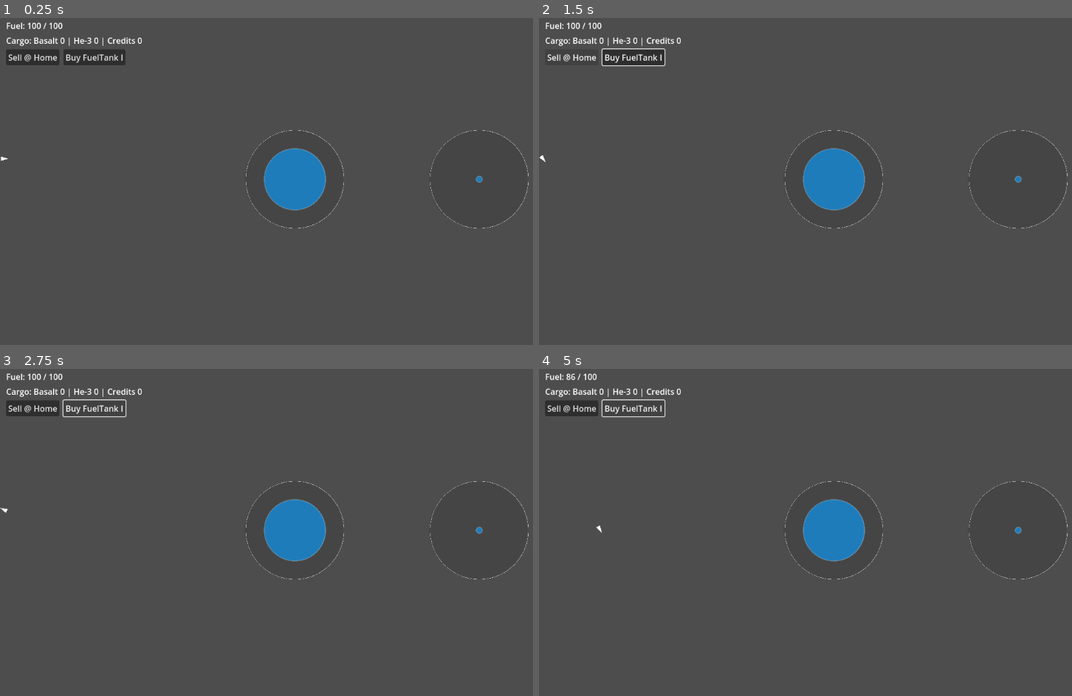
Above: before the commit, frames 1-4 (two rows, left to right).
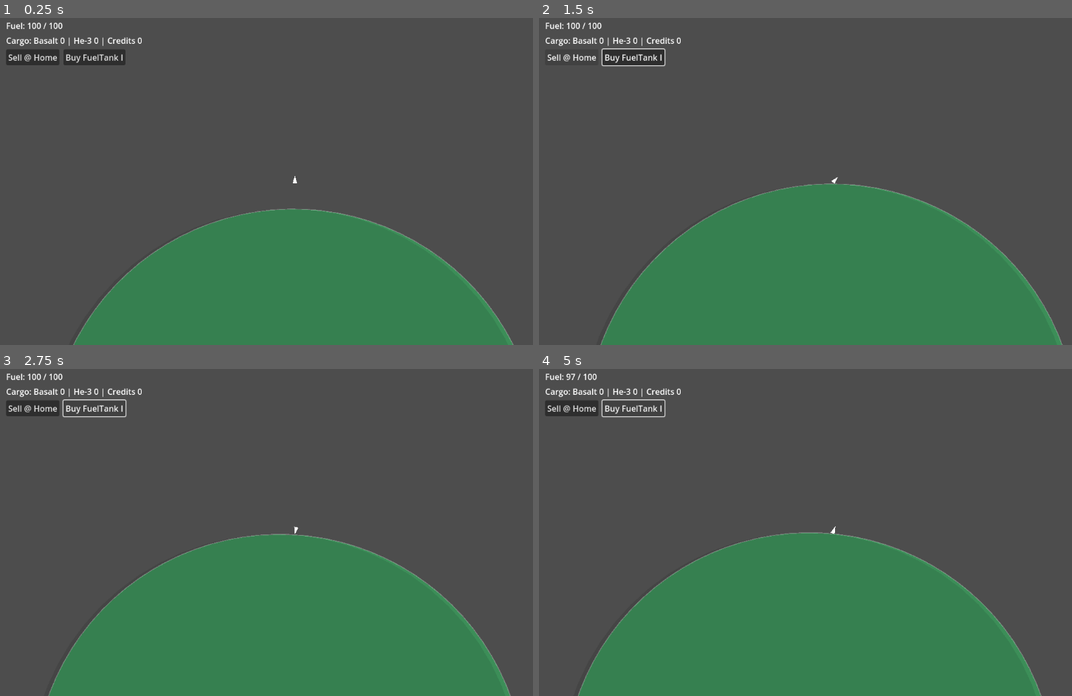
Above: after the commit, the same moments.

Repository: orrybaram/retrograde
Game: Godot game, scene res://scenes/Main.tscn
Two runs of this game, one before a commit and one after it. Both use one fixed random seed, a clock stepped at 60 frames per second and the inputs below.
Inputs:
- Up to frame 1 (0.25 s): no input
- Up to frame 2 (1.5 s): click "Sell @ Home" at 0.5 s; hold Right (turn_right) from 1.28 s (still down)
- Up to frame 3 (2.75 s): release Right (turn_right) at 2 s; click "Buy FuelTank I" at 2 s
- Up to frame 4 (5 s): hold Down (reverse_thrust) 2.78-3.53 s; hold Right (turn_right) 3.53-4.28 s; hold Down (reverse_thrust) from 4.28 s (still down)

The runs differ from the first frame. In frame 1, 27% of the frame differs, in the area x 0-100%, y 34-100%; in frame 2, 32%; in frame 3, 33%; in frame 4, 33%, in the area x 5-100%, y 1-100%.
Error in both runs: Invalid access to property or key 'global_position' on a base object of type 'null instance'. (res://scripts/HUD.gd:39)

Commit message:
feat: setup basic planet scaling

Diff:
--- a/scenes/Main.tscn
+++ b/scenes/Main.tscn
@@ -10,11 +10,7 @@
 [ext_resource type="PackedScene" uid="uid://btfs0vii8ixiq" path="res://ui/HUD.tscn" id="8"]
 
 [node name="Main" type="Node2D"]
-position = Vector2(110, -18)
 script = ExtResource("1")
-
-[node name="Camera2D" type="Camera2D" parent="."]
-zoom = Vector2(0.6, 0.6)
 
 [node name="GameState" type="Node" parent="."]
 script = ExtResource("2")
@@ -26,16 +22,23 @@
 script = ExtResource("4")
 
 [node name="Ship" parent="." instance=ExtResource("5")]
-position = Vector2(-947, -67)
+position = Vector2(-643, -889)
+rotation = -1.5707964
 mass = 3.0
 angular_damp_mode = 1
-
-[node name="Terra" parent="." instance=ExtResource("6")]
+fuel_consumption_rate = 2.0
 
 [node name="Moon" parent="." instance=ExtResource("6")]
-position = Vector2(600, 0)
-mass = 1000.0
-radius = 10.0
+position = Vector2(4208, -3831)
+mass = 1000000.0
+radius = 200.0
+color = Color(0.88400614, 0.9361036, 0.9804601, 1)
+
+[node name="Earth" parent="." instance=ExtResource("6")]
+position = Vector2(-648, 9)
+mass = 80000000.0
+radius = 800.0
+color = Color(0.23558363, 0.55804646, 0.34699067, 1)
 
 [node name="ResourceNode" parent="." instance=ExtResource("7")]
 position = Vector2(600, -140)
--- a/scenes/Planet.tscn
+++ b/scenes/Planet.tscn
@@ -1,9 +1,10 @@
-[gd_scene load_steps=8 format=3 uid="uid://dyj33wc7mamja"]
+[gd_scene load_steps=9 format=3 uid="uid://dyj33wc7mamja"]
 
 [ext_resource type="Script" uid="uid://8wr4akmb6hn6" path="res://scripts/Planet.gd" id="1"]
-[ext_resource type="Script" uid="uid://ynuit7qp4ij" path="res://scenes/circle.gd" id="2_wsaxd"]
+[ext_resource type="Script" uid="uid://ynuit7qp4ij" path="res://scenes/planet_visual.gd" id="2_wsaxd"]
 [ext_resource type="Script" uid="uid://xfcikxm6fdhl" path="res://scenes/planet_gravity_field.gd" id="3_744xv"]
 [ext_resource type="Script" uid="uid://34c4oelthpy5" path="res://scenes/planet_collision.gd" id="4_2ucv6"]
+[ext_resource type="Script" uid="uid://47c5yohm8reo" path="res://scenes/gravity_field_visual.gd" id="5_sskfm"]
 
 [sub_resource type="CanvasItemMaterial" id="CanvasItemMaterial_xv80x"]
 
@@ -12,11 +13,12 @@
 [sub_resource type="CircleShape2D" id="CircleShape2D_2ucv6"]
 
 [node name="Planet" type="RigidBody2D"]
+mass = 100000.0
 gravity_scale = 0.0
 script = ExtResource("1")
 radius = 100.0
 
-[node name="Circle" type="Node2D" parent="."]
+[node name="PlanetVisual" type="Node2D" parent="."]
 material = SubResource("CanvasItemMaterial_xv80x")
 script = ExtResource("2_wsaxd")
 
@@ -31,9 +33,7 @@
 shape = SubResource("CircleShape2D_2ucv6")
 script = ExtResource("3_744xv")
 
-[node name="Circle" type="Node2D" parent="GravityField/CollisionShape2D"]
+[node name="GravityFieldVisual" type="Node2D" parent="GravityField/CollisionShape2D"]
 material = SubResource("CanvasItemMaterial_xv80x")
-script = ExtResource("2_wsaxd")
-base_color = Color(0.14901961, 0.6, 0.9019608, 0)
-outline_width = 1.0
-outline_color = Color(1, 1, 1, 0.6901961)
+script = ExtResource("5_sskfm")
+outline_color = Color(0.88, 0.070399985, 0.070399985, 0.31764707)
--- a/scenes/Ship.tscn
+++ b/scenes/Ship.tscn
@@ -3,8 +3,14 @@
 [ext_resource type="Script" uid="uid://cx5ba1vmbwqiy" path="res://scripts/Ship.gd" id="1"]
 
 [node name="Ship" type="RigidBody2D"]
+mass = 10.0
 gravity_scale = 0.0
 script = ExtResource("1")
+
+[node name="Camera2D" type="Camera2D" parent="."]
+zoom = Vector2(0.6, 0.6)
+position_smoothing_enabled = true
+rotation_smoothing_enabled = true
 
 [node name="CollisionPolygon2D" type="CollisionPolygon2D" parent="."]
 polygon = PackedVector2Array(15, 0, -10, -7, -10, 7)
--- /dev/null
+++ b/scenes/gravity_field_visual.gd
@@ -0,0 +1,48 @@
+extends Node2D
+class_name GravityFieldVisual
+
+var planet: Planet = null
+@export var base_color: Color = Color(0, 0, 0, 0.0) : set = _set_base_color
+@export var outline_width: float = 3.0 : set = _set_outline_width
+@export var outline_color: Color = Color(1, 1, 1, 0.25) : set = _set_outline_color
+
+func _ready() -> void:
+	planet = NodeUtils.find_parent_of_type(self, Planet)
+
+func _get_radius() -> float:
+	if planet:
+		return planet.radius
+	return 160.0  # Fallback
+
+func _set_base_color(c: Color) -> void:
+	base_color = c
+	queue_redraw()
+
+func _set_outline_width(v: float) -> void:
+	outline_width = max(0.0, v)
+	queue_redraw()
+
+func _set_outline_color(c: Color) -> void:
+	outline_color = c
+	queue_redraw()
+
+func _draw() -> void:
+	var max_radius = _get_radius() * 20
+	# Fill
+	draw_circle(Vector2.ZERO, max_radius, base_color)
+
+	# Draw 3 rings evenly spaced, with outer rings having lower opacity
+	if outline_width > 0.0:
+		# 96 segments ~ smooth ring; adjust for perf if needed
+		# Inner ring (full opacity)
+		var inner_radius = max_radius * (1.0 / 3.0)
+		draw_arc(Vector2.ZERO, inner_radius, 0.0, TAU, 96, outline_color, outline_width)
+
+		# Middle ring (66% opacity)
+		var middle_radius = max_radius * (2.0 / 3.0)
+		var middle_color = Color(outline_color.r, outline_color.g, outline_color.b, outline_color.a * 0.66)
+		draw_arc(Vector2.ZERO, middle_radius, 0.0, TAU, 96, middle_color, outline_width)
+
+		# Outer ring (33% opacity)
+		var outer_color = Color(outline_color.r, outline_color.g, outline_color.b, outline_color.a * 0.33)
+		draw_arc(Vector2.ZERO, max_radius, 0.0, TAU, 96, outer_color, outline_width)
--- a/scenes/planet_collision.gd
+++ b/scenes/planet_collision.gd
@@ -1,8 +1,7 @@
 extends CollisionShape2D
 
-
 func _ready() -> void:
-	# This CollisionShape2D is a child of GravityField, which is a child of Planet
+	# This CollisionShape2D is a direct child of Planet
 	var planet = get_parent() as Planet
 	var planet_radius: float = 160.0  # Default fallback
 
@@ -10,4 +9,8 @@
 		planet_radius = planet.radius
 
 	if shape is CircleShape2D:
-		shape.radius = planet_radius
+		# Duplicate the shape to avoid modifying the shared SubResource
+		var new_shape = shape.duplicate()
+		if new_shape is CircleShape2D:
+			new_shape.radius = planet_radius
+			shape = new_shape
--- a/scenes/planet_gravity_field.gd
+++ b/scenes/planet_gravity_field.gd
@@ -3,11 +3,7 @@
 # Called when the node enters the scene tree for the first time.
 func _ready() -> void:
 	# This CollisionShape2D is a child of GravityField, which is a child of Planet
-	var planet = get_parent().get_parent()
-	var planet_radius: float = 160.0  # Default fallback
+	var planet = NodeUtils.find_parent_of_type(self, Planet)
 
-	if planet:
-		planet_radius = planet.radius
-
-	if shape is CircleShape2D:
-		shape.radius = planet_radius * 20.0
+	if planet and shape is CircleShape2D:
+		shape.radius = planet.radius * 20.0
--- a/scenes/circle.gd
+++ b/scenes/planet_visual.gd
@@ -1,3 +1,4 @@
+@tool
 extends Node2D
 class_name PlanetVisual
 
@@ -12,11 +13,10 @@
 @export var shadow_offset_scale: float = 0.02 : set = _set_shadow_offset_scale  # 0..1
 
 func _ready() -> void:
-	planet = get_parent() as Planet
+	planet = NodeUtils.find_parent_of_type(self, Planet)
 	if planet:
-		# Connect to property changes if needed, or just redraw periodically
-		# For now, we'll get radius dynamically in _draw()
-		pass
+		# Use planet's color if available
+		base_color = planet.color
 
 func _get_radius() -> float:
 	if planet:
@@ -49,6 +49,7 @@
 
 func _draw() -> void:
 	var radius = _get_radius()
+
 	# Fill
 	draw_circle(Vector2.ZERO, radius, base_color)
 
--- a/scripts/Planet.gd
+++ b/scripts/Planet.gd
@@ -1,17 +1,28 @@
-extends Node2D
+extends RigidBody2D
 class_name Planet
 
-@export var mass: float = 10000000.0
 @export var radius: float = 160.0
 @export var gravitational_constant: float = 4.0  # G constant for scaling
+@export var color: Color = Color(0.15, 0.6, 0.9) : set = _set_color
 
 @onready var gravity_field: Area2D = $"GravityField"
+
+func _set_color(c: Color) -> void:
+	color = c
+	# Update the visual if it exists
+	var visual = get_node_or_null("Circle") as PlanetVisual
+	if visual:
+		visual.base_color = c
 
 func _get_gravity_strength() -> float:
 	return mass * gravitational_constant
 
 func _ready() -> void:
 	add_to_group("planets")
+	# Set initial color on visual
+	var visual = get_node_or_null("Circle") as PlanetVisual
+	if visual:
+		visual.base_color = color
 
 func _physics_process(_dt: float) -> void:
 	for body in gravity_field.get_overlapping_bodies():
@@ -21,5 +32,4 @@
 			var dist = global_position.distance_to(body.global_position)
 			var force_mag = gravity_strength / max(dist * dist, 1.0)
 
-			print(force_mag)
-			body.apply_central_force(-dir * force_mag)
+			body.apply_force(-dir * force_mag)
--- a/scripts/Ship.gd
+++ b/scripts/Ship.gd
@@ -3,7 +3,7 @@
 
 @export var thrust_power: float = 500.0
 @export var turn_speed: float = 5
-@export var fuel_consumption_rate: float = 10.0  # Fuel consumed per second when thrusting
+@export var fuel_consumption_rate: float = 1.0  # Fuel consumed per second when thrusting
 
 var want_turn_left := false
 var want_turn_right := false
@@ -32,9 +32,12 @@
 func _integrate_forces(state: PhysicsDirectBodyState2D) -> void:
 	# Use cached inputs to modify physics state
 	if want_turn_left:
-		rotation -= turn_speed * state.step
-	if want_turn_right:
-		rotation += turn_speed * state.step
+		state.angular_velocity = -turn_speed
+	elif want_turn_right:
+		state.angular_velocity = turn_speed
+	else:
+		state.angular_velocity = 0.0  # Stop rotation when no input
+		pass
 
 	if want_thrust and gs:
 		# Try to consume fuel - only thrust if we have fuel
--- /dev/null
+++ b/utils/node_utils.gd
@@ -0,0 +1,10 @@
+extends Node
+class_name NodeUtils
+
+static func find_parent_of_type(node: Node, type_script: Script) -> Node:
+	var n := node.get_parent()
+	while n:
+		if n.get_script() == type_script:
+			return n
+		n = n.get_parent()
+	return null
Not shown, added: scenes/gravity_field_visual.gd.uid
Renamed: scenes/circle.gd.uid -> scenes/planet_visual.gd.uid
Not shown, added: utils/node_utils.gd.uid
